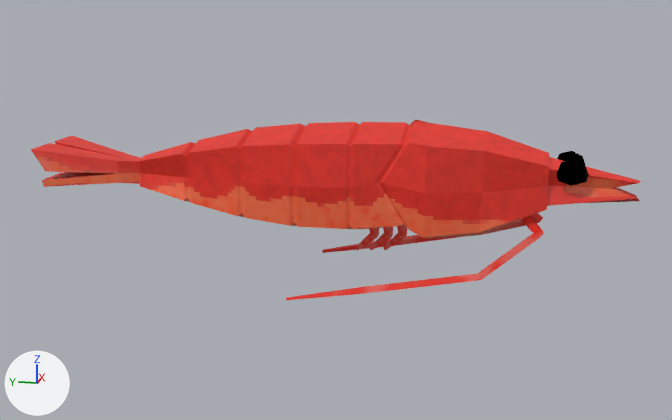
The glTF model assets/shrimp.glb as it was, and as the next commit left it.
Rendered twice from a 50 mm lens placed at (-3.35, -0.25, 0.7), pointed at (-0.01, 0.42, -0.14). Every picture has the same lights, and +X, +Y and +Z are marked at lower left. The older version comes first. Vertices at exactly the same position are counted once.

Objects in the first picture: 'Cube', 'eyes', 'legs', 'whisker'.
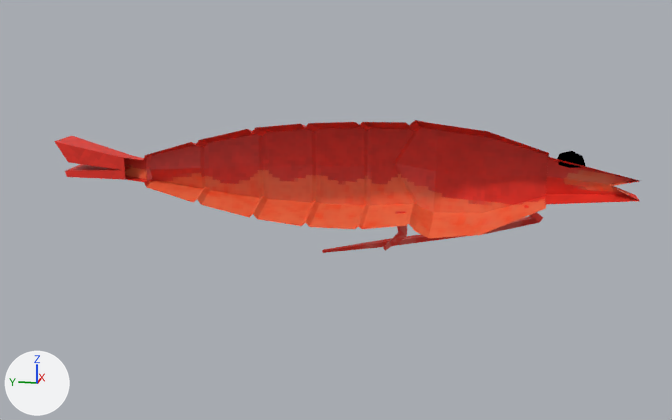
What differs and where, as boxes (x1, y1, x2, y2) in the pictures (672 x 420 px):
'Cube', reshaped: before (31, 120, 641, 238); after (54, 120, 639, 238)
'whisker', reshaped: before (286, 213, 544, 300); after (322, 205, 543, 253)
'eyes', reshaped: before (557, 151, 588, 186); after (557, 151, 586, 168)
'legs', reshaped: before (355, 226, 407, 251); after (383, 211, 407, 251)
part 1 of me_cube_002, deleted (red): before (31, 120, 641, 238)
part 2 of me_plane, deleted (black): before (557, 159, 588, 186)
part 3 of me_cube, deleted: before (355, 228, 379, 251)
part 4 of me_cube, deleted: before (369, 227, 393, 251)
part 5 of me_cube_004, deleted: before (286, 216, 544, 300)

The edits, one by one:
me_cube_002 is used by ob_cube; location (0.0, 0.0, 0.0).
me_cube_002 had 212 vertices, 400 faces and spanned x -0.2..0.2, y -0.67..1.56, z -0.23..0.21.
me_cube_002 now has 125 vertices, 200 faces and spans x -0.01..0.2, y -0.67..1.56, z -0.23..0.21.
Part 1, on me_cube_002:
87 vertices are removed from x -0.2..0.01, y -0.66..1.56, z -0.2..0.21.
200 faces are deleted.
me_plane is used by ob_eyes; location (0.0, 0.0, 0.0).
me_plane had 52 vertices, 96 faces and spanned x -0.106..0.106, y -0.488..-0.379, z 0.012..0.105.
me_plane now has 26 vertices, 48 faces and spans x 0.067..0.106, y -0.488..-0.379, z 0.012..0.105.
me_plane part 2: the loose piece of 26 vertices spanning x -0.106..-0.067, y -0.488..-0.379, z 0.012..0.105 is deleted.
me_cube is used by ob_legs; location (0.0, 0.0, 0.0).
me_cube had 108 vertices, 204 faces and spanned x 0.079..0.141, y 0.163..0.36, z -0.32..-0.158.
me_cube now has 36 vertices, 68 faces and spans x 0.099..0.141, y 0.163..0.253, z -0.32..-0.158.
me_cube part 3: the loose piece of 36 vertices spanning x 0.079..0.121, y 0.269..0.36, z -0.32..-0.165 is deleted.
me_cube part 4: the loose piece of 36 vertices spanning x 0.09..0.13, y 0.216..0.307, z -0.32..-0.158 is deleted.
Other edits to the shape of me_cube do not show in these pictures.
me_cube_004 is used by ob_whisker; location (0.0, 0.0, 0.0).
me_cube_004 had 304 vertices, 600 faces and spanned x -0.328..0.328, y -0.349..0.537, z -0.4..-0.106.
me_cube_004 now has 152 vertices, 300 faces and spans x 0.061..0.328, y -0.349..0.537, z -0.4..-0.106.
me_cube_004 part 5: the loose piece of 152 vertices spanning x -0.328..-0.061, y -0.349..0.537, z -0.4..-0.106 is deleted.
